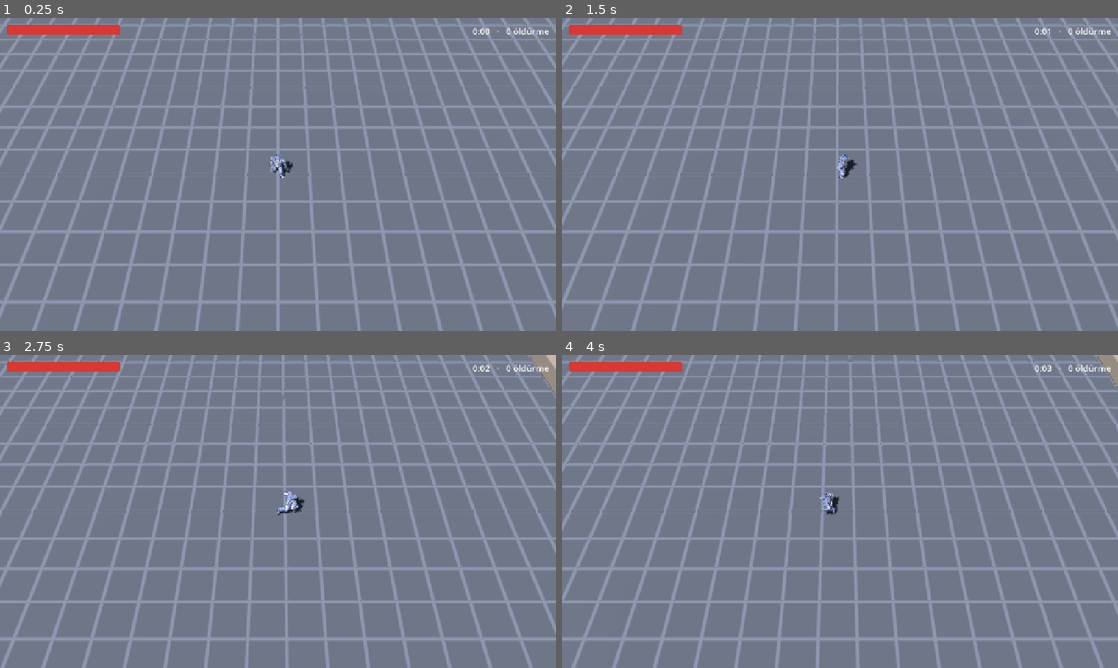
Above: before the commit, frames 1-4 (two rows, left to right).
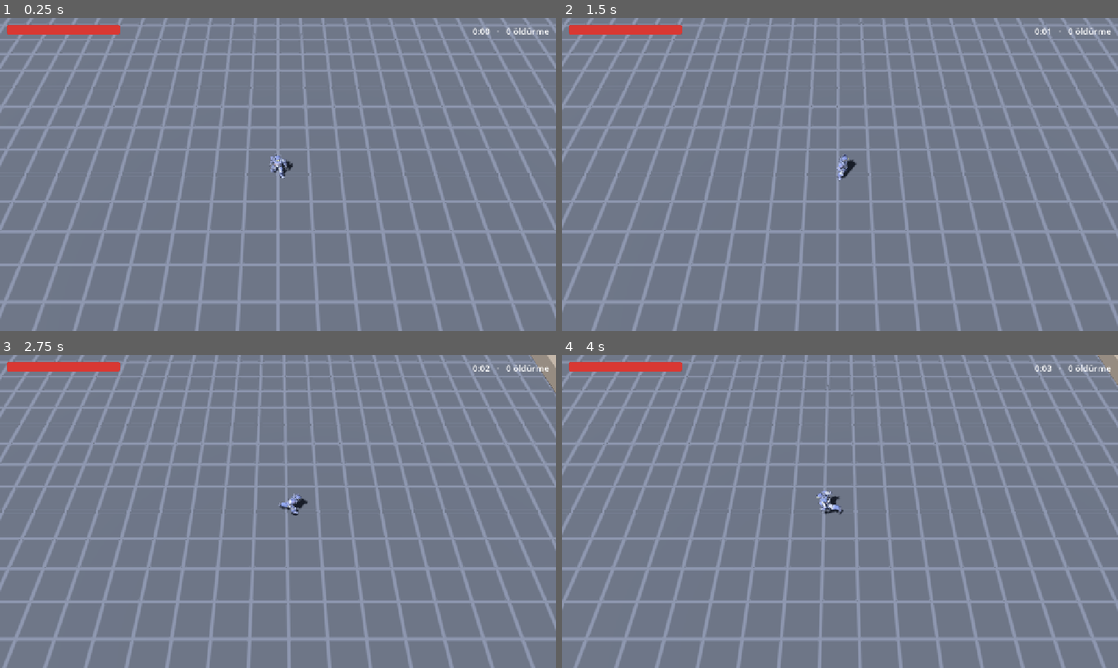
Above: after the commit, the same moments.

Repository: AIVoidLabs/Deadzone-Last-Stand
Game: Godot game, scene res://scenes/main.tscn
Two runs of this game, one before a commit and one after it. Both use one fixed random seed, a clock stepped at 60 frames per second and the inputs below.
Inputs (mouse positions are in pixels of both pictures, inside the frame that each line leads up to):
- Up to frame 1 (0.25 s): no input
- Up to frame 2 (1.5 s): tap Enter at 0.5 s; move the mouse to (962, 158) at 0.52 s; hold D (move_right) 0.53-1.25 s; hold Shift 0.53-1.25 s; click (962, 158) at 0.67 s; drag from (728, 190) to (812, 237) at 1.27 s
- Up to frame 3 (2.75 s): move the mouse to (333, 442) at 2.02 s; hold D (move_right) from 2.03 s (still down); tap Ctrl at 2.1 s
- Up to frame 4 (4 s): release D (move_right) at 2.75 s; drag from (812, 574) to (673, 464) at 2.77 s; move the mouse to (1006, 558) at 3.52 s; hold A (move_left) from 3.53 s (still down); tap Alt at 3.6 s

The runs differ from the first frame. In frame 1, less than 0.1% of the frame differs, in the area x 48-53%, y 43-50%; in frame 2, 1.7%; in frame 3, 6.9%; in frame 4, 8.1%, in the area x 0-100%, y 0-100%.

Commit message:
feat: hareket modeli ve asker animasyon ağacı (3.2-3.3)
Locomotion saf kuralı + testler; gövde hıza ve dönüşe göre yatar
(Tuning.FEATURE_PLAYER_LEAN). PlayerAnimator: bekleme-koşu harmanı,
hıza bağlı koşu, üst gövdede vurulma, takla ve ölüm geçişi.

Co-Authored-By: Claude Fable 5.2 <noreply@anthropic.com>

Diff:
--- /dev/null
+++ b/scripts/game/locomotion.gd
@@ -0,0 +1,22 @@
+class_name Locomotion
+extends RefCounted
+## Askerin XZ düzlemindeki hız kuralı ve gövde yatması. Sahneden bağımsız; değerler parametreyle gelir.
+
+
+## Girdi varsa hedef hıza ivmelenir, yoksa sürtünmeyle durur. Yeni hızı döndürür.
+static func step(velocity: Vector2, input: Vector2, max_speed: float, accel: float, friction: float, delta: float) -> Vector2:
+	var wish: Vector2 = input.limit_length(1.0)
+	var rate: float = accel if wish != Vector2.ZERO else friction
+	return velocity.move_toward(wish * max_speed, rate * delta)
+
+
+## Hıza göre öne yatma açısı (radyan): dururken 0, tam hızda max_angle.
+static func forward_lean(speed: float, max_speed: float, max_angle: float) -> float:
+	if max_speed <= 0.0:
+		return 0.0
+	return clampf(speed / max_speed, 0.0, 1.0) * max_angle
+
+
+## Dönüşe doğru yana yatma açısı (radyan). yaw_error: hedef yön - şimdiki yön (radyan, işaretli).
+static func turn_lean(yaw_error: float, gain: float, max_angle: float) -> float:
+	return clampf(yaw_error * gain, -max_angle, max_angle)
--- a/scripts/player/player.gd
+++ b/scripts/player/player.gd
@@ -41,15 +41,18 @@
 		return
 	_iframes_left = maxf(0.0, _iframes_left - delta)
 	var input: Vector2 = _read_input()
-	var planar: Vector2 = Vector2(velocity.x, velocity.z)
-	var rate: float = Tuning.PLAYER_ACCEL if input != Vector2.ZERO else Tuning.PLAYER_FRICTION
-	planar = planar.move_toward(input * Tuning.PLAYER_SPEED, rate * delta)
+	var planar: Vector2 = Locomotion.step(
+		Vector2(velocity.x, velocity.z), input, Tuning.PLAYER_SPEED, Tuning.PLAYER_ACCEL, Tuning.PLAYER_FRICTION, delta)
 	velocity = Vector3(planar.x, 0.0, planar.y)
 	move_and_slide()
 	global_position.y = 0.0
 	if input != Vector2.ZERO:
 		facing = input.normalized()
 	_set_state(State.MOVE if planar.length_squared() > 0.01 else State.IDLE)
+
+
+func planar_speed() -> float:
+	return Vector2(velocity.x, velocity.z).length()
 
 
 func position_2d() -> Vector2:
--- /dev/null
+++ b/scripts/player/player_animator.gd
@@ -0,0 +1,112 @@
+class_name PlayerAnimator
+extends RefCounted
+## Askerin animasyon ağacını kodla kurar ve sürer:
+## bekleme<->koşu harmanı -> koşu hızı -> vurulma (yalnız üst gövde) -> takla -> hayatta/ölü.
+
+const LIBRARY_NAME: StringName = &"ual1"
+const LIBRARY: AnimationLibrary = preload("res://assets/models/anim/ual1.glb")
+const CLIP_IDLE: StringName = &"ual1/Idle"
+const CLIP_RUN: StringName = &"ual1/Sprint"
+const CLIP_HIT: StringName = &"ual1/Hit_Chest"
+const CLIP_ROLL: StringName = &"ual1/Roll"
+const CLIP_DEATH: StringName = &"ual1/Death01"
+const SKELETON_PATH: String = "%GeneralSkeleton"
+## Vurulma klibi yalnız bu kemikleri oynatır; bacaklar koşmayı sürdürür.
+const UPPER_BODY: Array[String] = [
+	"Spine", "Chest", "UpperChest", "Neck", "Head",
+	"LeftShoulder", "LeftUpperArm", "LeftLowerArm", "LeftHand",
+	"RightShoulder", "RightUpperArm", "RightLowerArm", "RightHand",
+]
+const LIFE_ALIVE: String = "alive"
+const LIFE_DEAD: String = "dead"
+
+var _tree: AnimationTree
+
+
+func _init(model: Node3D) -> void:
+	# AnimationTree kendi kütüphanesini taşır; ayrı bir AnimationPlayer gerekmez.
+	_tree = AnimationTree.new()
+	_tree.name = "AnimationTree"
+	_tree.add_animation_library(LIBRARY_NAME, LIBRARY)
+	_tree.tree_root = _build_graph()
+	model.add_child(_tree)
+	_tree.active = true
+	# Geçiş düğümü kendiliğinden bir girişle başlamaz; ilk durumu açıkça iste.
+	set_dead(false)
+
+
+## blend: 0 bekleme, 1 koşu. run_scale: koşu klibinin oynatma hızı.
+func set_locomotion(blend: float, run_scale: float) -> void:
+	_tree.set(&"parameters/move/blend_position", blend)
+	_tree.set(&"parameters/run_scale/scale", run_scale)
+
+
+func play_hit() -> void:
+	_tree.set(&"parameters/hit/request", AnimationNodeOneShot.ONE_SHOT_REQUEST_FIRE)
+
+
+func play_roll() -> void:
+	_tree.set(&"parameters/roll/request", AnimationNodeOneShot.ONE_SHOT_REQUEST_FIRE)
+
+
+func set_dead(dead: bool) -> void:
+	_tree.set(&"parameters/life/transition_request", LIFE_DEAD if dead else LIFE_ALIVE)
+
+
+func _build_graph() -> AnimationNodeBlendTree:
+	var graph: AnimationNodeBlendTree = AnimationNodeBlendTree.new()
+
+	var move: AnimationNodeBlendSpace1D = AnimationNodeBlendSpace1D.new()
+	move.min_space = 0.0
+	move.max_space = 1.0
+	move.add_blend_point(_clip(CLIP_IDLE), 0.0, -1, &"idle")
+	move.add_blend_point(_clip(CLIP_RUN), 1.0, -1, &"run")
+	graph.add_node(&"move", move)
+	graph.add_node(&"run_scale", AnimationNodeTimeScale.new())
+	graph.connect_node(&"run_scale", 0, &"move")
+
+	var hit: AnimationNodeOneShot = _one_shot(Tuning.PLAYER_ANIM_HIT_FADE)
+	hit.filter_enabled = true
+	for bone: String in UPPER_BODY:
+		hit.set_filter_path(NodePath("%s:%s" % [SKELETON_PATH, bone]), true)
+	graph.add_node(&"hit_clip", _clip(CLIP_HIT))
+	graph.add_node(&"hit", hit)
+	graph.connect_node(&"hit", 0, &"run_scale")
+	graph.connect_node(&"hit", 1, &"hit_clip")
+
+	graph.add_node(&"roll_clip", _clip(CLIP_ROLL))
+	graph.add_node(&"roll_scale", AnimationNodeTimeScale.new())
+	graph.connect_node(&"roll_scale", 0, &"roll_clip")
+	graph.add_node(&"roll", _one_shot(Tuning.PLAYER_ANIM_BLEND))
+	graph.connect_node(&"roll", 0, &"hit")
+	graph.connect_node(&"roll", 1, &"roll_scale")
+
+	var life: AnimationNodeTransition = AnimationNodeTransition.new()
+	life.xfade_time = Tuning.PLAYER_ANIM_BLEND
+	life.add_input(LIFE_ALIVE)
+	life.add_input(LIFE_DEAD)
+	graph.add_node(&"death_clip", _clip(CLIP_DEATH))
+	graph.add_node(&"life", life)
+	graph.connect_node(&"life", 0, &"roll")
+	graph.connect_node(&"life", 1, &"death_clip")
+	graph.connect_node(&"output", 0, &"life")
+	return graph
+
+
+## Takla klibini verilen süreye sığdırır (dash süresi Tuning'den gelir).
+func set_roll_duration(seconds: float) -> void:
+	var clip_length: float = LIBRARY.get_animation(String(CLIP_ROLL).get_slice("/", 1)).length
+	_tree.set(&"parameters/roll_scale/scale", clip_length / maxf(seconds, 0.01))
+
+
+static func _clip(clip: StringName) -> AnimationNodeAnimation:
+	var node: AnimationNodeAnimation = AnimationNodeAnimation.new()
+	node.animation = clip
+	return node
+
+
+static func _one_shot(fade: float) -> AnimationNodeOneShot:
+	var node: AnimationNodeOneShot = AnimationNodeOneShot.new()
+	node.fadein_time = fade
+	node.fadeout_time = fade
+	return node
--- a/scripts/player/player_visual.gd
+++ b/scripts/player/player_visual.gd
@@ -5,40 +5,39 @@
 
 const FLASH_SHADER: Shader = preload("res://assets/shaders/flash_lit.gdshader")
 const MODEL: PackedScene = preload("res://assets/models/characters/soldier.glb")
-const ANIM_LIBRARY_NAME: StringName = &"ual1"
-const ANIM_LIBRARY: AnimationLibrary = preload("res://assets/models/anim/ual1.glb")
-## Durum -> klip. Koşu klibinin hızı gerçek hıza oranlanır (ayak kaymasın).
-const STATE_CLIPS: Dictionary = {
-	Player.State.IDLE: &"ual1/Idle",
-	Player.State.MOVE: &"ual1/Sprint",
-	Player.State.DEAD: &"ual1/Death01",
-}
 const BODY_COLOR: Color = Color(0.25, 0.42, 0.7)
 const VISOR_COLOR: Color = Color(0.95, 0.75, 0.25)
 const HURT_COLOR: Color = Color(1.0, 0.25, 0.2)
 const DEAD_SQUASH: float = 0.25
 
 var _player: Player
+## Yatma bu düğüme uygulanır; yön (yaw) bu sınıfın kendisinde.
+var _pivot: Node3D
 var _meshes: Array[MeshInstance3D] = []
-var _animation: AnimationPlayer
+var _animator: PlayerAnimator
+var _move_blend: float = 0.0
 var _blink_left: float = 0.0
 
 
 func _ready() -> void:
 	_player = get_parent() as Player
+	_pivot = Node3D.new()
+	_pivot.name = "Pivot"
+	add_child(_pivot)
 	if Tuning.FEATURE_PLAYER_MODEL:
 		_build_model()
 	else:
 		_build_capsule()
 	_player.event.connect(_on_event)
 	_player.state_changed.connect(_on_state_changed)
-	_play_state(_player.state)
 
 
 func _process(delta: float) -> void:
 	var target_yaw: float = atan2(_player.facing.x, _player.facing.y)
+	var yaw_error: float = angle_difference(rotation.y, target_yaw)
 	rotation.y = lerp_angle(rotation.y, target_yaw, 1.0 - exp(-Tuning.PLAYER_TURN_SHARPNESS * delta))
-	_sync_run_speed()
+	_update_lean(yaw_error, delta)
+	_update_locomotion(delta)
 	if _blink_left > 0.0:
 		_blink_left -= delta
 		var on: bool = fmod(_blink_left * Tuning.PLAYER_BLINK_RATE, 2.0) > 1.0
@@ -46,33 +45,47 @@
 
 
 func _on_event(event_name: StringName, data: Dictionary) -> void:
-	if event_name == &"hit" and Tuning.FEATURE_HIT_FLASH:
+	if event_name != &"hit":
+		return
+	if _animator != null:
+		_animator.play_hit()
+	if Tuning.FEATURE_HIT_FLASH:
 		var iframes: float = data.get("iframes", Tuning.HIT_FLASH_TIME)
 		_blink_left = maxf(iframes, Tuning.HIT_FLASH_TIME)
 		_set_flash(1.0)
 
 
 func _on_state_changed(new_state: int, _old_state: int) -> void:
-	_play_state(new_state)
-	if new_state == Player.State.DEAD:
-		_blink_left = 0.0
-		_set_flash(0.0 if _animation != null else 1.0)
-		if _animation == null:
-			scale = Vector3(1.0, DEAD_SQUASH, 1.0)
+	if new_state != Player.State.DEAD:
+		return
+	_blink_left = 0.0
+	if _animator != null:
+		_animator.set_dead(true)
+		_set_flash(0.0)
+	else:
+		_set_flash(1.0)
+		scale = Vector3(1.0, DEAD_SQUASH, 1.0)
 
 
-func _play_state(state: int) -> void:
-	if _animation == null or not STATE_CLIPS.has(state):
+func _update_locomotion(delta: float) -> void:
+	if _animator == null:
 		return
-	_animation.speed_scale = 1.0
-	_animation.play(STATE_CLIPS[state], Tuning.PLAYER_ANIM_BLEND)
+	var speed: float = _player.planar_speed() if _player.state != Player.State.DEAD else 0.0
+	var target: float = clampf(speed / Tuning.PLAYER_SPEED, 0.0, 1.0)
+	_move_blend = lerpf(_move_blend, target, 1.0 - exp(-Tuning.PLAYER_ANIM_MOVE_SHARPNESS * delta))
+	_animator.set_locomotion(_move_blend, speed / Tuning.PLAYER_RUN_ANIM_SPEED)
 
 
-func _sync_run_speed() -> void:
-	if _animation == null or _player.state != Player.State.MOVE:
-		return
-	var planar_speed: float = Vector2(_player.velocity.x, _player.velocity.z).length()
-	_animation.speed_scale = planar_speed / Tuning.PLAYER_SPEED
+func _update_lean(yaw_error: float, delta: float) -> void:
+	var forward: float = 0.0
+	var side: float = 0.0
+	if Tuning.FEATURE_PLAYER_LEAN and _player.state != Player.State.DEAD:
+		forward = Locomotion.forward_lean(_player.planar_speed(), Tuning.PLAYER_SPEED, deg_to_rad(Tuning.PLAYER_LEAN_FORWARD_DEG))
+		side = Locomotion.turn_lean(yaw_error, Tuning.PLAYER_LEAN_TURN_GAIN, deg_to_rad(Tuning.PLAYER_LEAN_TURN_DEG))
+	var weight: float = 1.0 - exp(-Tuning.PLAYER_LEAN_SHARPNESS * delta)
+	# Model +Z'ye bakar: +X ekseninde dönüş öne yatırır; sola dönüşte (yaw artar) sola yatmak için -Z.
+	_pivot.rotation.x = lerpf(_pivot.rotation.x, forward, weight)
+	_pivot.rotation.z = lerpf(_pivot.rotation.z, -side, weight)
 
 
 func _set_flash(value: float) -> void:
@@ -82,14 +95,12 @@
 
 func _build_model() -> void:
 	var model: Node3D = MODEL.instantiate() as Node3D
-	add_child(model)
+	_pivot.add_child(model)
 	for node: Node in model.find_children("*", "MeshInstance3D", true, false):
 		var mesh: MeshInstance3D = node as MeshInstance3D
 		mesh.material_override = _flash_material(Color.WHITE, _albedo_texture_of(mesh))
 		_meshes.append(mesh)
-	_animation = AnimationPlayer.new()
-	model.add_child(_animation)
-	_animation.add_animation_library(ANIM_LIBRARY_NAME, ANIM_LIBRARY)
+	_animator = PlayerAnimator.new(model)
 
 
 func _build_capsule() -> void:
@@ -109,7 +120,7 @@
 	var instance: MeshInstance3D = MeshInstance3D.new()
 	instance.mesh = mesh
 	instance.material_override = _flash_material(color, null)
-	add_child(instance)
+	_pivot.add_child(instance)
 	return instance
 
 
--- a/scripts/tuning.gd
+++ b/scripts/tuning.gd
@@ -13,6 +13,8 @@
 const FEATURE_PLAYER_MODEL: bool = true
 ## Kapalıyken zombiler Aşama 1'deki kutularla çizilir.
 const FEATURE_ZOMBIE_MODEL: bool = true
+## Asker gövdesinin hıza ve dönüşe göre yatması.
+const FEATURE_PLAYER_LEAN: bool = true
 
 # --- Arena ---
 const ARENA_SIZE: float = 60.0
@@ -22,18 +24,29 @@
 
 # --- Asker ---
 const PLAYER_SPEED: float = 6.0
-const PLAYER_ACCEL: float = 60.0
-const PLAYER_FRICTION: float = 45.0
+const PLAYER_ACCEL: float = 55.0
+const PLAYER_FRICTION: float = 50.0
 const PLAYER_MAX_HP: float = 100.0
 const PLAYER_ARMOR: float = 0.0
 const PLAYER_RADIUS: float = 0.4
 const PLAYER_HEIGHT: float = 1.8
 const PLAYER_HIT_IFRAMES: float = 0.5
-const PLAYER_TURN_SHARPNESS: float = 18.0
+const PLAYER_TURN_SHARPNESS: float = 14.0
 
 # --- Asker görüntüsü ---
 ## Animasyonlar arası geçiş süresi (sn).
 const PLAYER_ANIM_BLEND: float = 0.15
+## Vurulma klibinin girip çıkma süresi (sn).
+const PLAYER_ANIM_HIT_FADE: float = 0.06
+## Koşu klibinin 1.0 hızda oynadığı yer hızı (m/sn); gerçek hız buna oranlanır (ayak kaymasın).
+const PLAYER_RUN_ANIM_SPEED: float = 5.0
+## Bekleme<->koşu harmanının hıza yetişme keskinliği.
+const PLAYER_ANIM_MOVE_SHARPNESS: float = 14.0
+## Yatma: tam hızda öne, dönüşte yana (derece) ve yumuşatma keskinliği.
+const PLAYER_LEAN_FORWARD_DEG: float = 7.0
+const PLAYER_LEAN_TURN_DEG: float = 14.0
+const PLAYER_LEAN_TURN_GAIN: float = 0.35
+const PLAYER_LEAN_SHARPNESS: float = 10.0
 
 # --- Hasar ---
 const MIN_DAMAGE_AFTER_ARMOR: float = 1.0
--- /dev/null
+++ b/tests/test_locomotion.gd
@@ -0,0 +1,47 @@
+extends GutTest
+
+const STEP: float = 1.0 / 60.0
+
+
+func _run(velocity: Vector2, input: Vector2, seconds: float) -> Vector2:
+	var steps: int = roundi(seconds / STEP)
+	for _i in steps:
+		velocity = Locomotion.step(velocity, input, Tuning.PLAYER_SPEED, Tuning.PLAYER_ACCEL, Tuning.PLAYER_FRICTION, STEP)
+	return velocity
+
+
+func test_reaches_max_speed_and_stays() -> void:
+	var time_to_max: float = Tuning.PLAYER_SPEED / Tuning.PLAYER_ACCEL
+	var velocity: Vector2 = _run(Vector2.ZERO, Vector2.RIGHT, time_to_max * 3.0)
+	assert_almost_eq(velocity.length(), Tuning.PLAYER_SPEED, 0.001)
+	assert_almost_eq(velocity.y, 0.0, 0.001)
+
+
+func test_stops_by_friction() -> void:
+	var time_to_stop: float = Tuning.PLAYER_SPEED / Tuning.PLAYER_FRICTION
+	var velocity: Vector2 = _run(Vector2.RIGHT * Tuning.PLAYER_SPEED, Vector2.ZERO, time_to_stop * 1.5)
+	assert_eq(velocity, Vector2.ZERO)
+
+
+func test_diagonal_input_is_not_faster() -> void:
+	var velocity: Vector2 = _run(Vector2.ZERO, Vector2(1.0, 1.0), 2.0)
+	assert_almost_eq(velocity.length(), Tuning.PLAYER_SPEED, 0.001)
+
+
+func test_one_step_accelerates_by_accel() -> void:
+	var velocity: Vector2 = Locomotion.step(Vector2.ZERO, Vector2.UP, Tuning.PLAYER_SPEED, Tuning.PLAYER_ACCEL, Tuning.PLAYER_FRICTION, STEP)
+	assert_almost_eq(velocity.length(), minf(Tuning.PLAYER_ACCEL * STEP, Tuning.PLAYER_SPEED), 0.0001)
+
+
+func test_forward_lean_scales_with_speed() -> void:
+	var max_angle: float = deg_to_rad(Tuning.PLAYER_LEAN_FORWARD_DEG)
+	assert_eq(Locomotion.forward_lean(0.0, Tuning.PLAYER_SPEED, max_angle), 0.0)
+	assert_almost_eq(Locomotion.forward_lean(Tuning.PLAYER_SPEED * 0.5, Tuning.PLAYER_SPEED, max_angle), max_angle * 0.5, 0.0001)
+	assert_almost_eq(Locomotion.forward_lean(Tuning.PLAYER_SPEED * 3.0, Tuning.PLAYER_SPEED, max_angle), max_angle, 0.0001)
+
+
+func test_turn_lean_is_clamped_and_signed() -> void:
+	var max_angle: float = deg_to_rad(Tuning.PLAYER_LEAN_TURN_DEG)
+	assert_almost_eq(Locomotion.turn_lean(PI, Tuning.PLAYER_LEAN_TURN_GAIN, max_angle), max_angle, 0.0001)
+	assert_almost_eq(Locomotion.turn_lean(-PI, Tuning.PLAYER_LEAN_TURN_GAIN, max_angle), -max_angle, 0.0001)
+	assert_eq(Locomotion.turn_lean(0.0, Tuning.PLAYER_LEAN_TURN_GAIN, max_angle), 0.0)
Not shown, changed: assets/models/characters/soldier_albedo.png.import
Not shown, added: scripts/game/locomotion.gd.uid
Not shown, added: scripts/player/player_animator.gd.uid
Not shown, added: tests/test_locomotion.gd.uid
